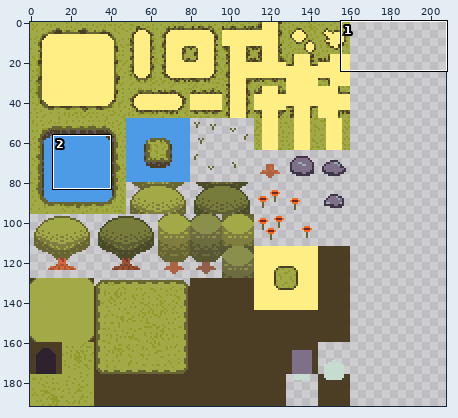
File history of a pixel-art file, Assets/Act1/TileMaps/ForestTileSetAct1.aseprite. Above, an overview of the earlier version with the close-up marked.
Close-up. Old version:
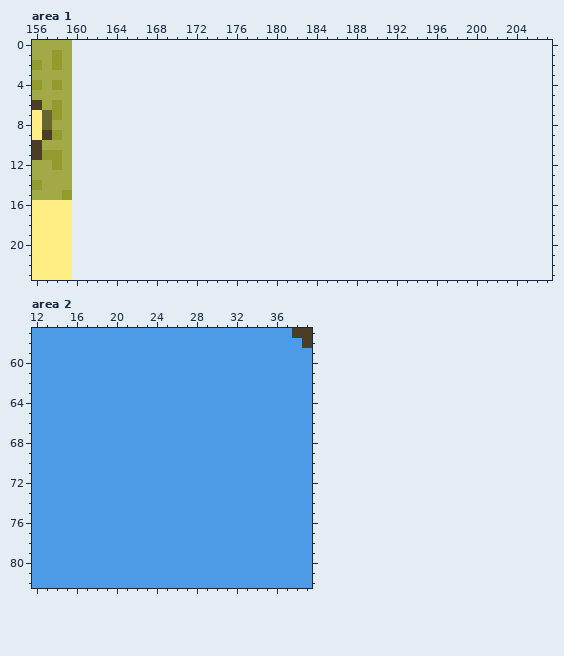
160x192 pixels, 1 frame. Shown: area 1: x 156..207, y 0..23; area 2: x 12..39, y 57..82. The old version is drawn lined up with the new one, on the new canvas.
New version:
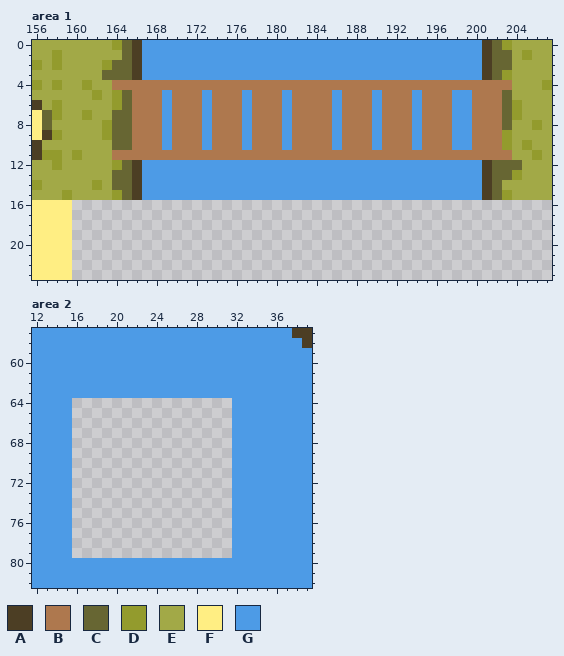
Palette (. is transparent): A #4c3e24  B #ae784e  C #676633  D #939b2d  E #a2a947  F #ffee83  G #4d9be6
The author wrote: made bridge
Difference:
canvas 160x192 -> 208x192
Area 1:
Colour A is added in rows 0 to 3 at x 166 and 201; in rows 12 to 15 at x 166 and 201.
Colour B is added in row 4 at x 164 to 203; in rows 5 to 10 at x 166 to 168, 170 to 172, 174 to 176, 178 to 180, 182 to 185, 187 to 189, 191 to 193, 195 to 197 and 200 to 202; in row 11 at x 164 to 203.
Colour C is added in row 0 at x 165 and 202; in row 1 at x 165 and 202 to 203; in row 2 at x 164 to 165 and 202 to 203; in row 3 at x 163 to 165 and 202; in rows 5 to 6 at x 165 and 203; in rows 7 to 8 at x 164 to 165 and 203.
Colour C is added in rows 9 to 10 at x 164 to 165; in row 12 at x 165 and 202 to 204; in row 13 at x 164 to 165 and 202 to 203; in row 14 at x 164 to 165 and 202; in row 15 at x 165 and 202.
Colour D is added in row 0 at x 164 and 203; in row 1 at x 205; in row 2 at x 163; in row 3 at x 203; in row 4 at x 161 and 207; in row 5 at x 162 and 164.
Colour D is added in row 6 at x 164 and 204; in row 7 at x 161 and 204; in row 8 at x 163 and 206; in row 9 at x 163 and 203; in row 10 at x 203 and 205; in row 11 at x 160 and 206.
Colour D is added in row 12 at x 164; in row 13 at x 204; in row 14 at x 162; in row 15 at x 164 and 203.
Colour E is added in row 0 at x 160 to 163 and 204 to 207; in row 1 at x 160 to 164, 204 and 206 to 207; in rows 2 to 3 at x 160 to 162 and 204 to 207; in row 4 at x 160, 162 to 163 and 204 to 206; in row 5 at x 160 to 161, 163 and 204 to 207; in row 6 at x 160 to 163 and 205 to 207.
Colour E is added in row 7 at x 160, 162 to 163 and 205 to 207; in row 8 at x 160 to 162, 204 to 205 and 207; in row 9 at x 160 to 162 and 204 to 207; in row 10 at x 160 to 163, 204 and 206 to 207; in row 11 at x 161 to 163, 204 to 205 and 207; in rows 12 to 13 at x 160 to 163 and 205 to 207.
Colour E is added in row 14 at x 160 to 161, 163 and 203 to 207; in row 15 at x 160 to 163 and 204 to 207.
Colour G is added in rows 0 to 3 at x 167 to 200; in rows 5 to 10 at x 169, 173, 177, 181, 186, 190, 194 and 198 to 199; in rows 12 to 15 at x 167 to 200.
Area 2:
Colour G is removed in rows 64 to 79 at x 16 to 31.
